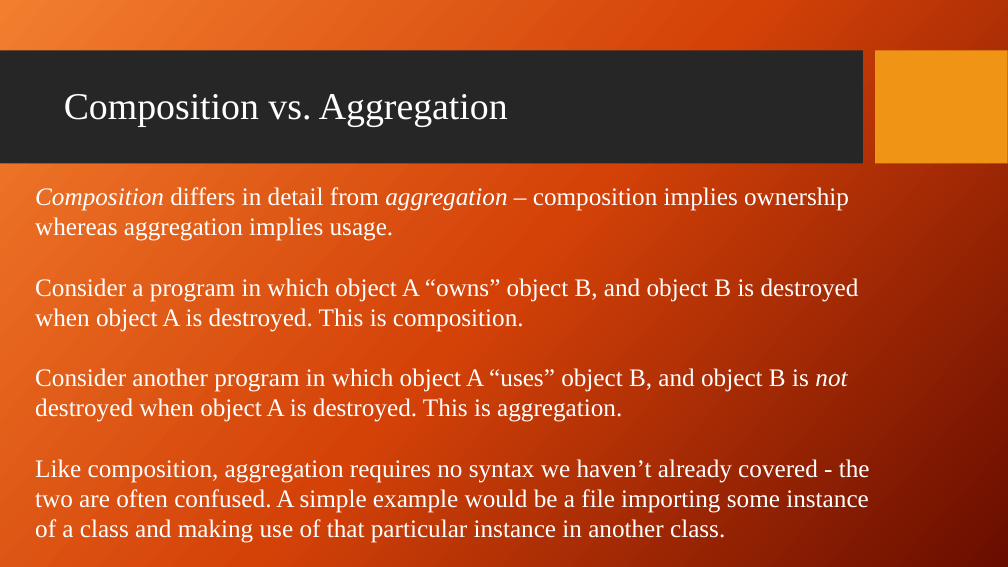
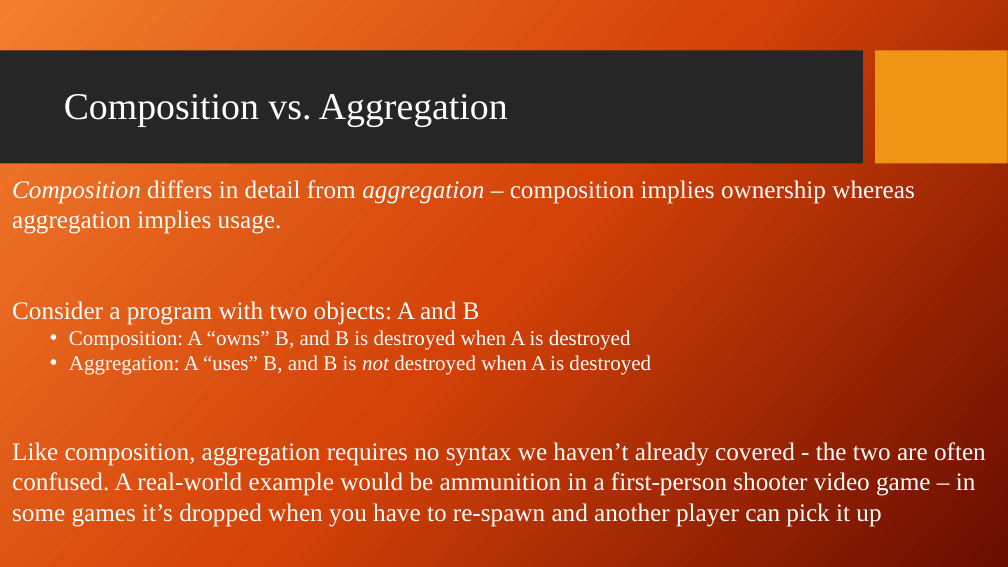
Before and after one commit to giganano/PythonBootcamp, a slide deck: slide 27 of slides/inheritance_composition.pptx. Drawn at 1008x567 pixels with LibreOffice and Linux fonts; fonts in the diff are those of the drawing; background and template pictures are left out. Boxes give left, top, right and bottom in pixels: in the first picture for what was removed or moved away, otherwise in the second. Text is boxed around its words. In the diff, an @@ line names an element or a change of style, - is before the commit and + after.

```diff
--- a/slides/inheritance_composition.pptx
+++ b/slides/inheritance_composition.pptx
@@ text "Composition differs in detail from ...": place and size @@
-text "Composition differs in detail from ..." at (35,187,870,543)
+text "Composition differs in detail from ..." at (12,180,986,527)
@@ text at (12,301,986,527): text changed @@
-Consider a program in which object A “owns” object B, and object B is destroyed when object A is destroyed. This is composition.
-Consider another program in which object A “uses” object B, and object B is not destroyed when object A is destroyed. This is aggregation.
-Like composition, aggregation requires no syntax we haven’t already covered - the two are often confused. A simple example would be a file importing some instance of a class and making use of that particular instance in another class.
+Consider a program with two objects: A and B
+  • Composition: A “owns” B, and B is destroyed when A is destroyed
+  • Aggregation: A “uses” B, and B is not destroyed when A is destroyed
+Like composition, aggregation requires no syntax we haven’t already covered - the two are often confused. A real-world example would be ammunition in a first-person shooter video game – in some games it’s dropped when you have to re-spawn and another player can pick it up
```
Also in this commit, not shown: 4 other slides changed, 1 other file.
